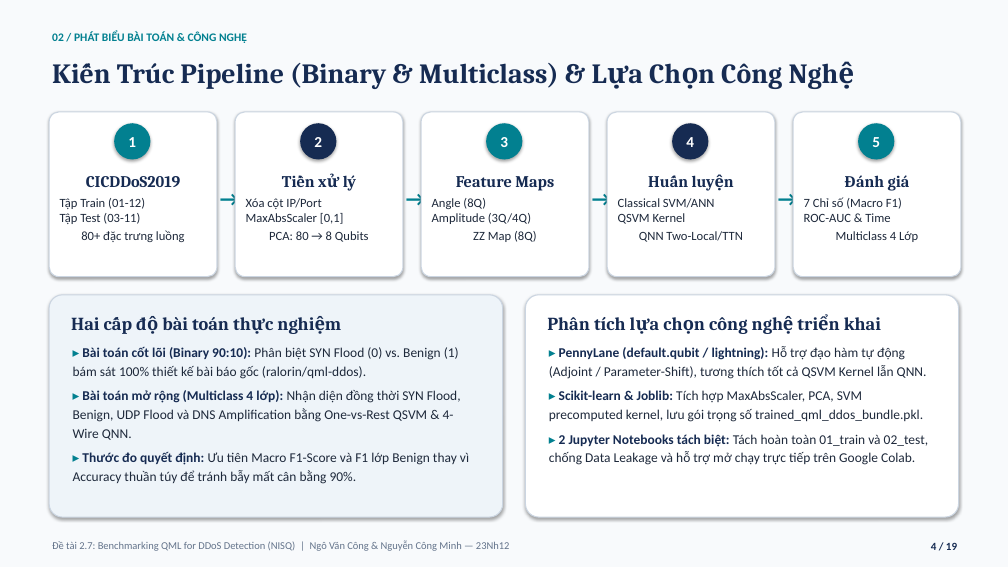
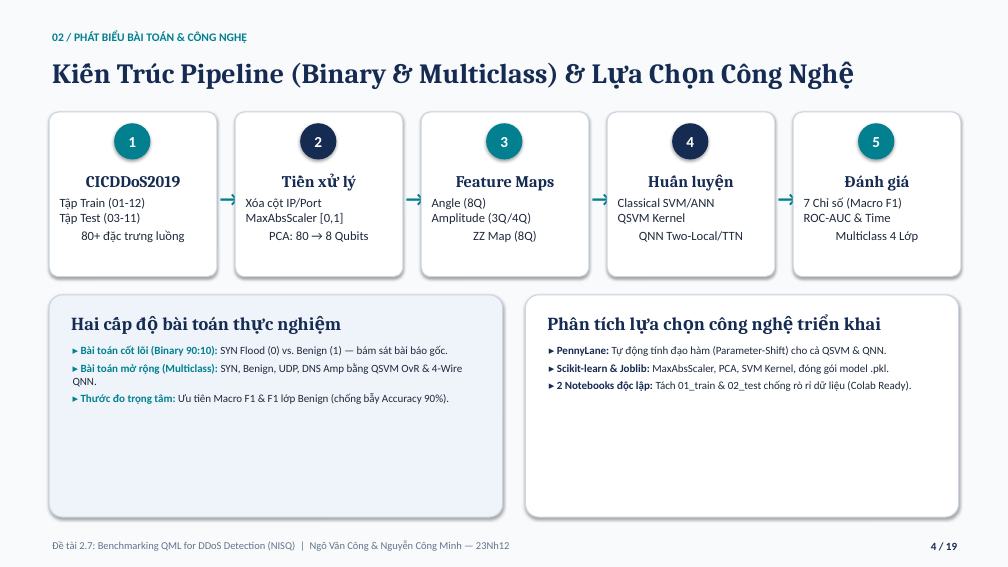
Before and after one commit to vcongggggg/qml-ddos, a slide deck: slide 4 of SLIDE_BAO_CAO_CUOI_KY_MHMM_DeTai_2_7_QML_DDoS_Cong_Minh.pptx. Drawn at 1008x567 pixels with LibreOffice and Linux fonts; fonts in the diff are those of the drawing. Boxes give left, top, right and bottom in pixels: in the first picture for what was removed or moved away, otherwise in the second. Text is boxed around its words. In the diff, an @@ line names an element or a change of style, - is before the commit and + after.

```diff
--- a/SLIDE_BAO_CAO_CUOI_KY_MHMM_DeTai_2_7_QML_DDoS_Cong_Minh.pptx
+++ b/SLIDE_BAO_CAO_CUOI_KY_MHMM_DeTai_2_7_QML_DDoS_Cong_Minh.pptx
@@ text at [73,345,462,404]: text changed; size 12.8 to 10.5 pt @@
-▸ Bài toán cốt lõi (Binary 90:10): Phân biệt SYN Flood (0) vs. Benign (1) bám sát 100% thiết kế bài báo gốc (ralorin/qml-ddos).
-▸ Bài toán mở rộng (Multiclass 4 lớp): Nhận diện đồng thời SYN Flood, Benign, UDP Flood và DNS Amplification bằng One-vs-Rest QSVM & 4-Wire QNN.
-▸ Thước đo quyết định: Ưu tiên Macro F1-Score và F1 lớp Benign thay vì Accuracy thuần túy để tránh bẫy mất cân bằng 90%.
+▸ Bài toán cốt lõi (Binary 90:10): SYN Flood (0) vs. Benign (1) — bám sát bài báo gốc.
+▸ Bài toán mở rộng (Multiclass): SYN, Benign, UDP, DNS Amp bằng QSVM OvR & 4-Wire QNN.
+▸ Thước đo trọng tâm: Ưu tiên Macro F1 & F1 lớp Benign (chống bẫy Accuracy 90%).
@@ text at [557,346,911,391]: text changed; size 12.8 to 10.5 pt @@
-▸ PennyLane (default.qubit / lightning): Hỗ trợ đạo hàm tự động (Adjoint / Parameter-Shift), tương thích tốt cả QSVM Kernel lẫn QNN.
-▸ Scikit-learn & Joblib: Tích hợp MaxAbsScaler, PCA, SVM precomputed kernel, lưu gói trọng số trained_qml_ddos_bundle.pkl.
-▸ 2 Jupyter Notebooks tách biệt: Tách hoàn toàn 01_train và 02_test, chống Data Leakage và hỗ trợ mở chạy trực tiếp trên Google Colab.
+▸ PennyLane: Tự động tính đạo hàm (Parameter-Shift) cho cả QSVM & QNN.
+▸ Scikit-learn & Joblib: MaxAbsScaler, PCA, SVM Kernel, đóng gói model .pkl.
+▸ 2 Notebooks độc lập: Tách 01_train & 02_test chống rò rỉ dữ liệu (Colab Ready).
```
Also in this commit, not shown: 7 other slides changed, 3 other files.
